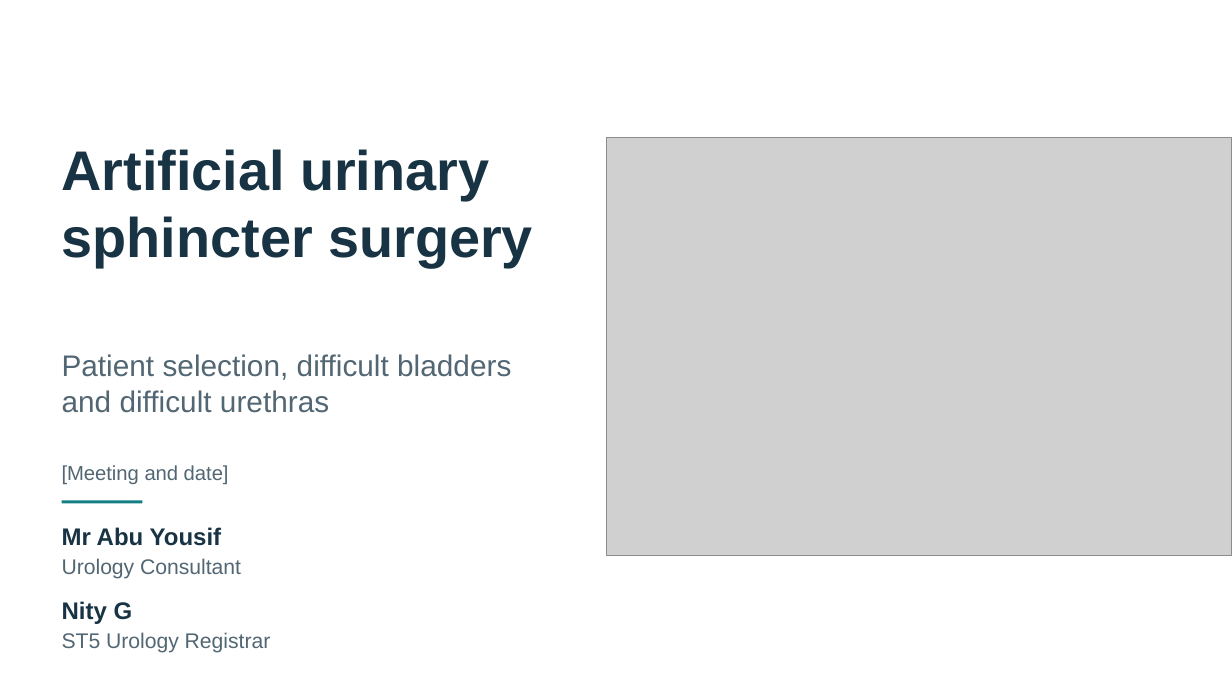
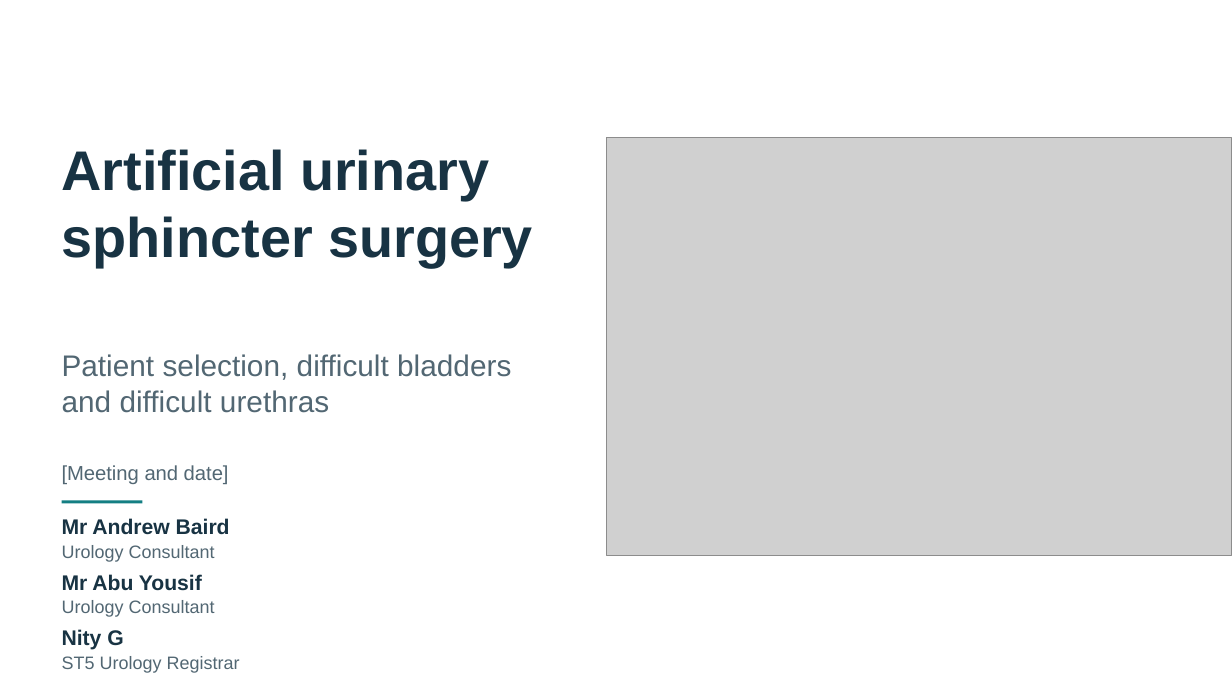
Before and after one commit to nityjr-ctrl/aus-presentation, a slide deck: slide 1 of presentation/AUS-teaching-deck.pptx. Drawn at 1232x693 pixels with LibreOffice and Linux fonts; fonts in the diff are those of the drawing; grey boxes stand for pictures. Boxes give left, top, right and bottom in pixels: in the first picture for what was removed or moved away, otherwise in the second. Text is boxed around its words. In the diff, an @@ line names an element or a change of style, - is before the commit and + after.

```diff
--- a/presentation/AUS-teaching-deck.pptx
+++ b/presentation/AUS-teaching-deck.pptx
@@ text added at <box>62,518,230,535</box>, 16.5 pt, text #183343, bold @@
+Mr Andrew Baird
@@ text "Mr Abu Yousif" at <box>62,574,202,591</box>: size 18.8 to 16.5 pt @@
@@ text "Mr Abu Yousif": place and size @@
-text "Mr Abu Yousif" at <box>62,527,222,546</box>
+text "Mr Abu Yousif" at <box>62,574,202,591</box>
@@ text added at <box>62,545,215,562</box>, 14 pt, text #526773 @@
+Urology Consultant
@@ text "Urology Consultant" at <box>62,600,215,617</box>: size 16.5 to 14 pt @@
@@ text "Urology Consultant": place and size @@
-text "Urology Consultant" at <box>62,558,241,579</box>
+text "Urology Consultant" at <box>62,600,215,617</box>
@@ text "Nity G": place and size @@
-text "Nity G" at <box>62,601,133,624</box>
+text "Nity G" at <box>62,629,123,650</box>
@@ text "Nity G" at <box>62,629,123,650</box>: size 18.8 to 16.5 pt @@
@@ text "ST5 Urology Registrar": place and size @@
-text "ST5 Urology Registrar" at <box>62,632,271,653</box>
+text "ST5 Urology Registrar" at <box>62,656,240,673</box>
@@ text "ST5 Urology Registrar" at <box>62,656,240,673</box>: size 16.5 to 14 pt @@
```
Also in this commit, not shown: 35 other files.
